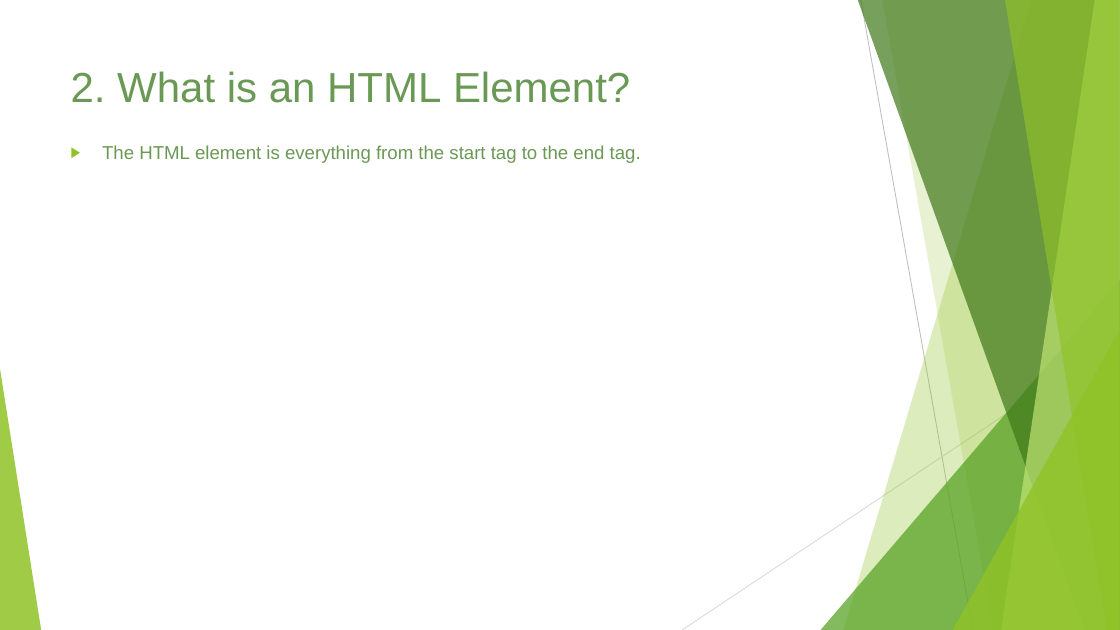
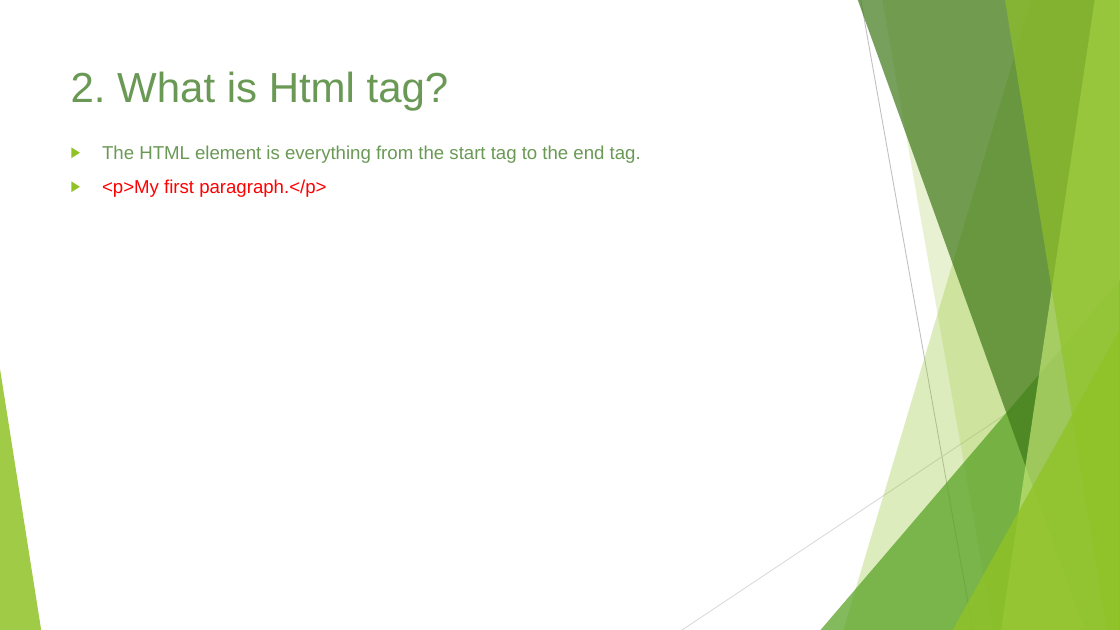
Before and after one commit to ameysawant/webdesigncourse, a slide deck: slide 4 of Web Design Course.pptx. Drawn at 1120x630 pixels with LibreOffice and Linux fonts; fonts in the diff are those of the drawing. Boxes give left, top, right and bottom in pixels: in the first picture for what was removed or moved away, otherwise in the second. Text is boxed around its words. In the diff, an @@ line names an element or a change of style, - is before the commit and + after.

```diff
--- a/Web Design Course.pptx
+++ b/Web Design Course.pptx
@@ title at (71, 71, 449, 110): text changed @@
-2. What is an HTML Element?
+2. What is Html tag?
@@ text at (102, 179, 326, 197): paragraph added @@
+▶ <p>My first paragraph.</p>
```
Also in this commit, not shown: 5 other slides changed, 24 slides added, 6 other files.
